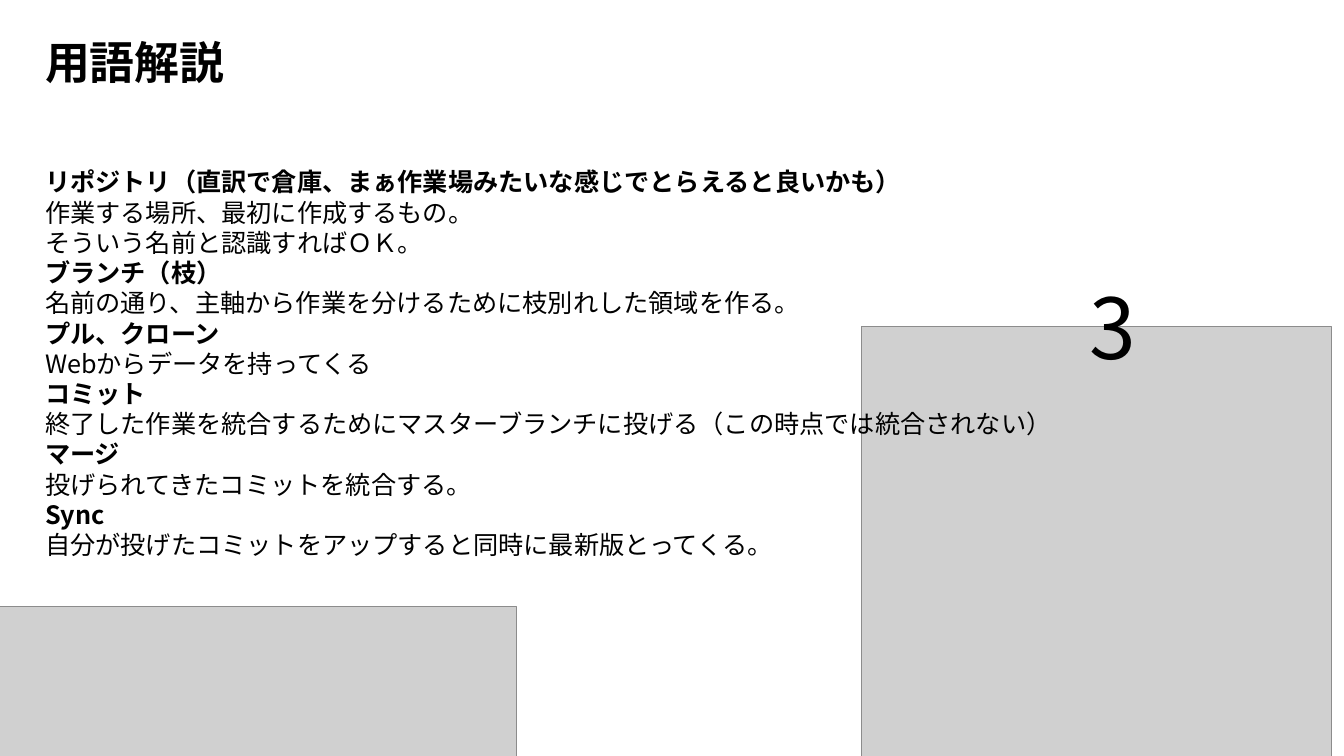
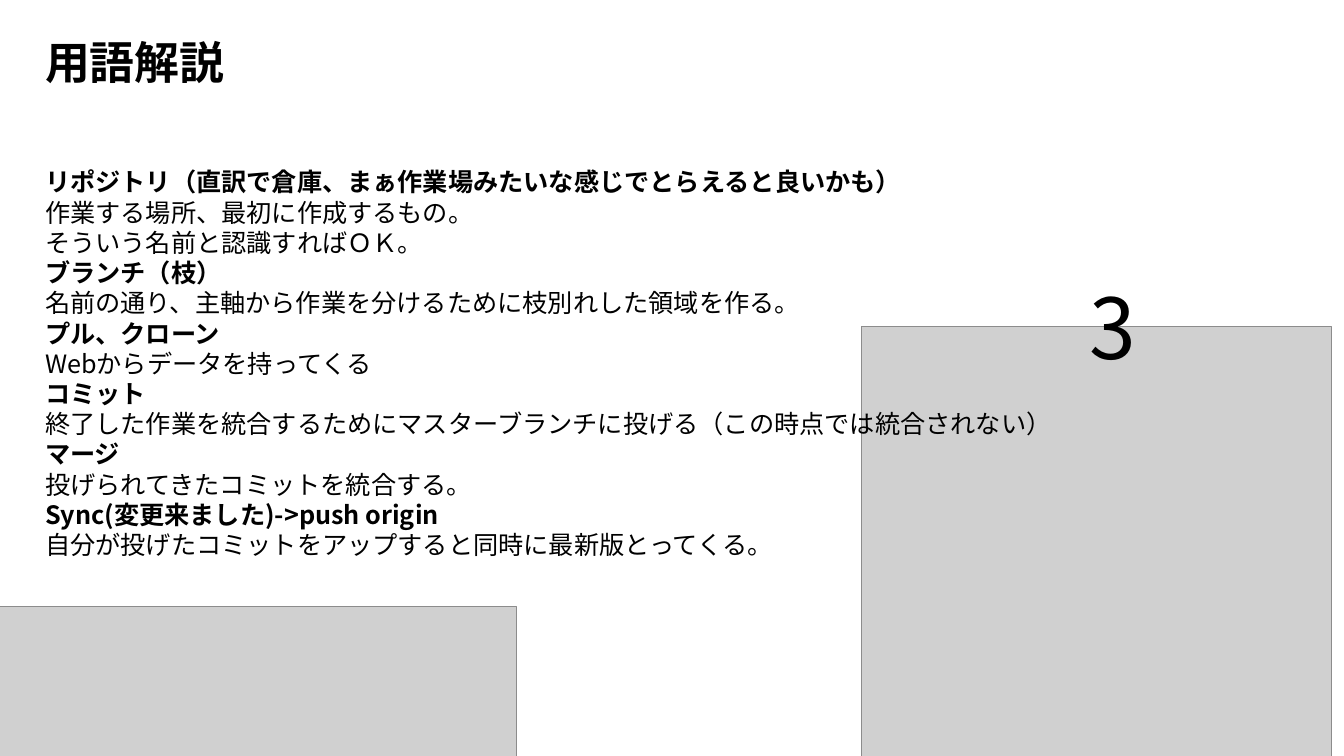
Before and after one commit to HattoriNaoki-t/git_study, a slide deck: slide 4 of GITHUB運用の勧め.pptx. Drawn at 1344x756 pixels with LibreOffice and Linux fonts; fonts in the diff are those of the drawing; grey boxes stand for pictures. Boxes give left, top, right and bottom in pixels: in the first picture for what was removed or moved away, otherwise in the second. Text is boxed around its words. In the diff, an @@ line names an element or a change of style, - is before the commit and + after.

```diff
--- a/GITHUB運用の勧め.pptx
+++ b/GITHUB運用の勧め.pptx
@@ text at box(45, 502, 439, 530): text changed @@
-Sync
+Sync(変更来ました)->push origin
```
Also in this commit, not shown: 3 other slides changed, 2 slides added, 1 other file.
